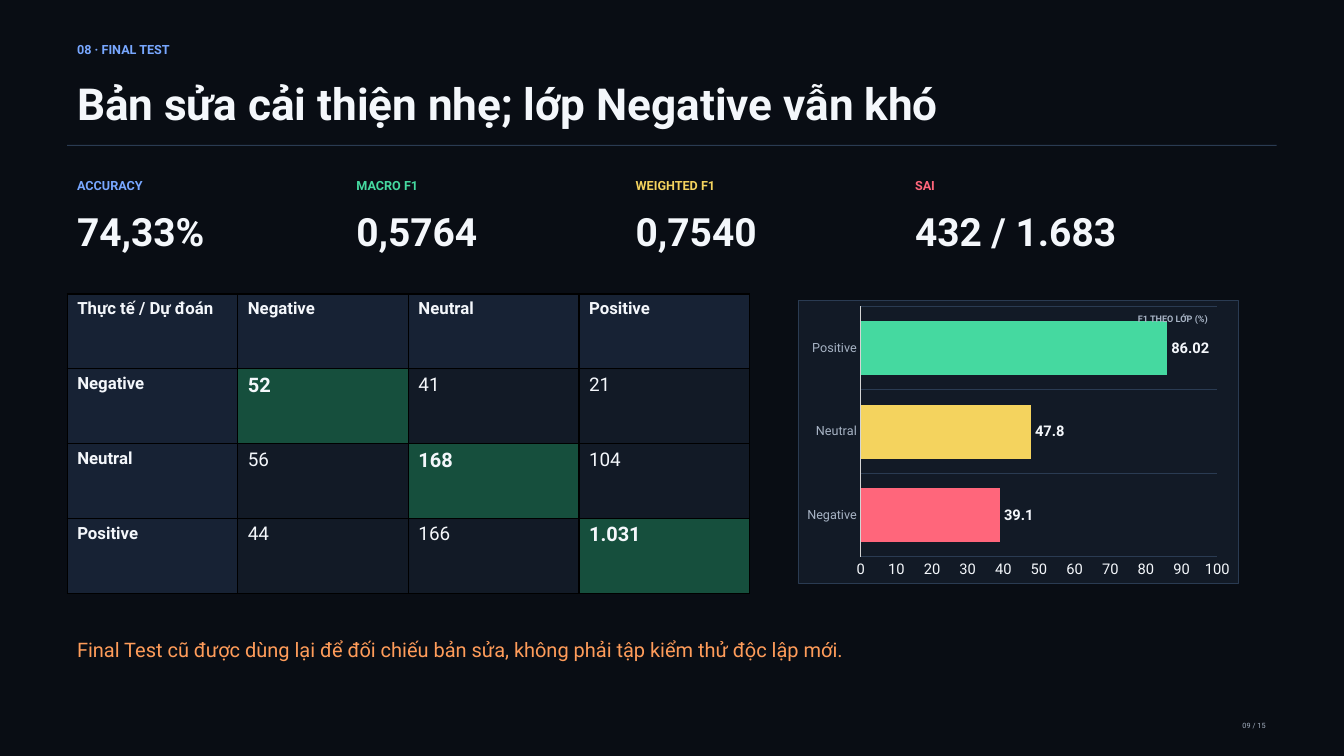
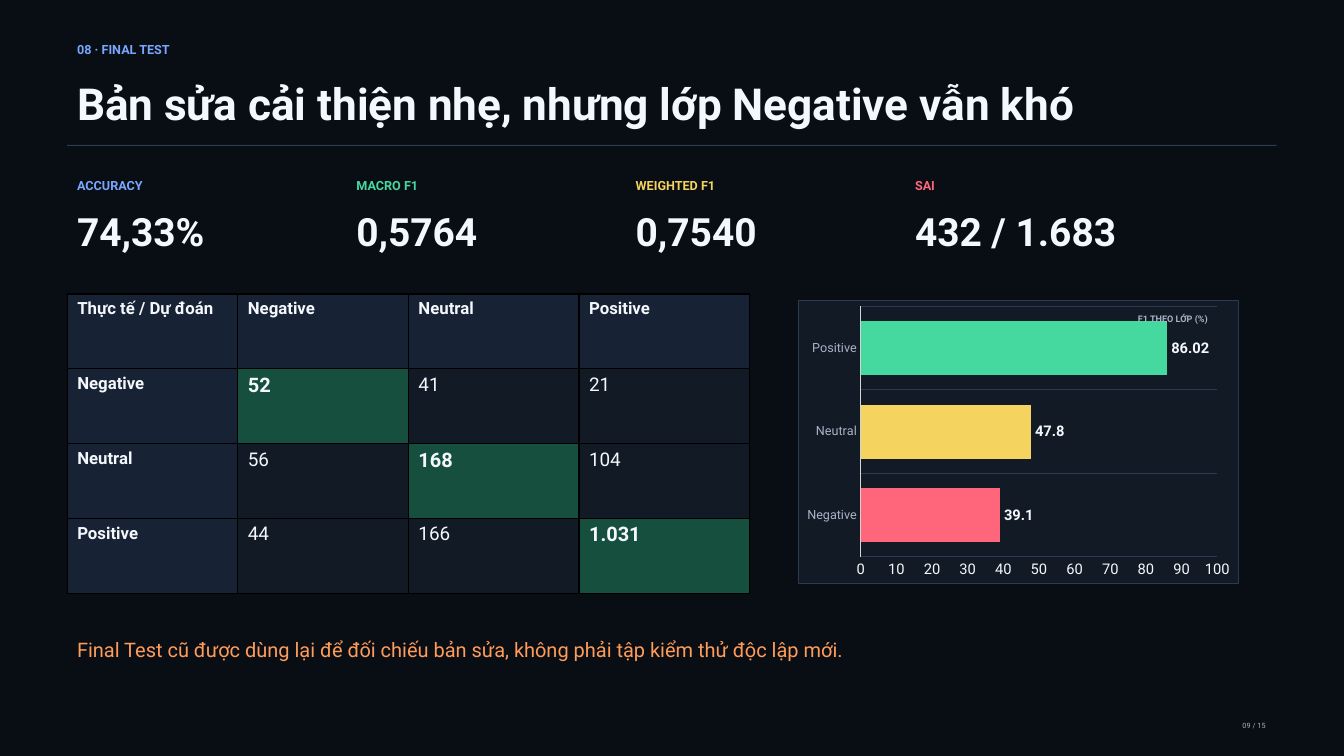
Before and after one commit to NDK2002/ML-Sentiment-Analysis-ITviec, a slide deck: slide 9 of reports/slides/ITviec_Sentiment_Analysis.pptx. Drawn at 1344x756 pixels with LibreOffice and Linux fonts; fonts in the diff are those of the drawing. Boxes give left, top, right and bottom in pixels: in the first picture for what was removed or moved away, otherwise in the second. Text is boxed around its words. In the diff, an @@ line names an element or a change of style, - is before the commit and + after.

```diff
--- a/reports/slides/ITviec_Sentiment_Analysis.pptx
+++ b/reports/slides/ITviec_Sentiment_Analysis.pptx
@@ text at bbox=[77, 84, 1074, 129]: text changed @@
-Bản sửa cải thiện nhẹ; lớp Negative vẫn khó
+Bản sửa cải thiện nhẹ, nhưng lớp Negative vẫn khó
```
Also in this commit, not shown: 1 other slide changed, 7 other files.
